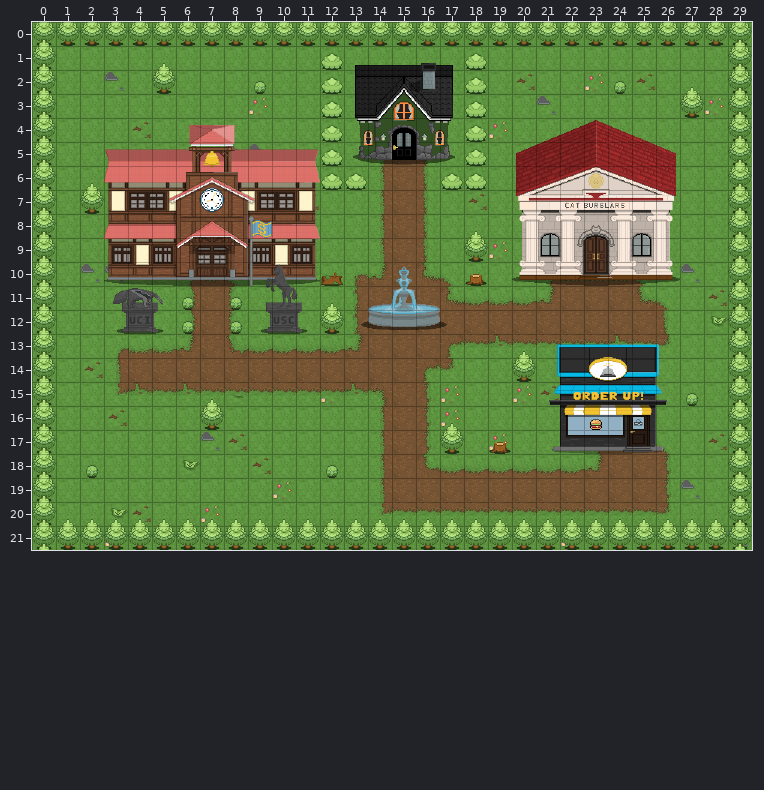
Two versions of a level (Tiled map (JSON), maps/Portfolio Map.json). Above, as it was before the edit.
Cells are 32x32 px. Shown: x 0..29, y 0..21. The commit also replaced the tileset; all pictures use the new one.
After the commit:
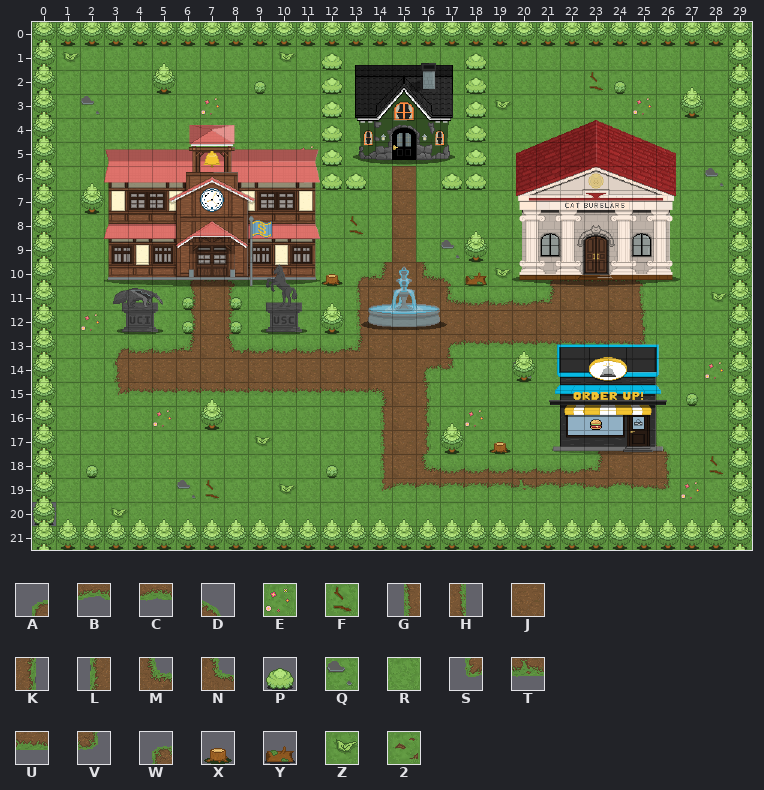
Key: from "Portfolio Tile Map": A 0, B 1 turned 180, C 2 turned 180, D 3, E 9, F 10, G 12, H 12 turned 180, J 13, K 15, L 15 turned 180, M 16 turned 180, N 17 turned 270, P 20, Q 21, R 22, S 24, T 25, U 26, V 27, W 27 turned 180, X 30, Y 32, Z 33, 2 34.
_ is an empty cell.
The edit:
Layer "Ground":
The edit turns tile Q into tile E in row 19 at x 27.
The edit turns tile R into tile E in row 3 at x 7 and 25; in row 5 at x 11; in row 12 at x 2; in row 14 at x 28; in row 16 at x 5 and 18.
The edit turns tile E into tile F in row 2 at x 23.
The edit turns tile R into tile F in row 8 at x 13; in row 18 at x 28; in row 19 at x 7.
The edit turns tile R into tile P in row 20 at x 0.
The edit turns tile R into tile Q in row 3 at x 2; in row 6 at x 28; in row 9 at x 17; in row 14 at x 20; in row 19 at x 6.
The edit turns tile 2 into tile R in row 2 at x 20 and 25; in row 4 at x 4; in row 7 at x 11 and 18; in row 14 at x 2; in row 15 at x 21; in row 16 at x 3.
The edit turns tile 2 into tile R in row 17 at x 8 and 28; in row 18 at x 9; in row 20 at x 4.
The edit turns tile E into tile R in row 3 at x 9 and 28; in row 4 at x 19; in row 9 at x 19; in row 15 at x 12, 17 and 20; in row 16 at x 17; in row 17 at x 19.
The edit turns tile E into tile R in row 20 at x 7; in row 21 at x 3 and 22.
The edit turns tile Q into tile R in row 2 at x 3; in row 3 at x 21; in row 5 at x 9; in row 10 at x 2 to 3 and 27; in row 17 at x 7; in row 21 at x 29.
The edit turns tile Z into tile R in row 12 at x 28; in row 15 at x 8; in row 18 at x 6.
The edit turns tile 2 into tile Z in row 11 at x 28.
The edit turns tile E into tile Z in row 19 at x 10.
The edit turns tile R into tile Z in row 1 at x 1 and 10; in row 3 at x 19; in row 10 at x 19; in row 17 at x 9.
Layer "Paths":
The edit turns tile W into tile A in row 10 at x 13.
The edit turns tile J into tile B in row 19 at x 15, 17 to 19 and 22.
The edit turns tile J into tile C in row 19 at x 16, 21 and 24.
The edit turns tile L into tile G in rows 11 to 12 at x 13.
The edit turns tile M into tile H in row 11 at x 25.
The edit turns tile J into tile K in row 12 at x 25.
The edit turns tile G into tile L in row 14 at x 3.
The edit turns tile N into tile M in row 18 at x 16.
The edit turns tile S into tile R in row 20 at x 14.
The edit turns tile G into tile S in row 19 at x 14.
The edit turns tile J into tile T in row 19 at x 20.
The edit turns tile J into tile U in row 19 at x 23 and 25.
The edit turns tile T into tile U in row 13 at x 19 and 24; in row 15 at x 4, 6 and 13.
The edit turns tile K into tile V in row 19 at x 26.
The edit turns tile U into tile V in row 13 at x 25.
Tile D is gone in row 11 at x 26.
Tile G is gone in rows 5 to 9 at x 14.
Tile H is gone in rows 5 to 9 at x 16; in row 12 at x 26.
Tile J is gone in row 5 at x 15.
Tile U is gone in row 20 at x 15 to 25.
Tile V is gone in row 13 at x 26; in row 20 at x 26.
Layer "Objects":
The edit turns tile Y into tile X in row 10 at x 12.
The edit turns tile X into tile Y in row 10 at x 18.
